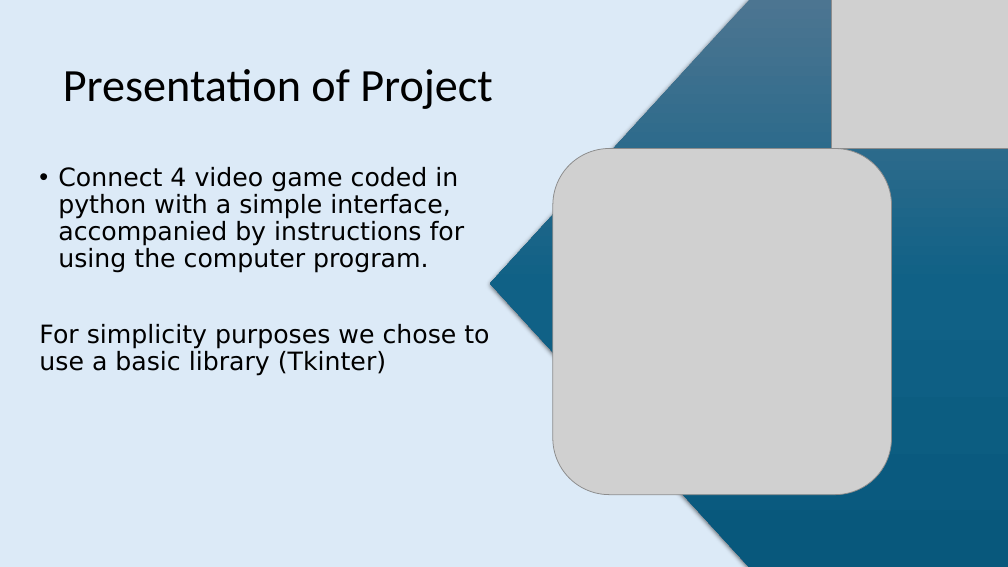
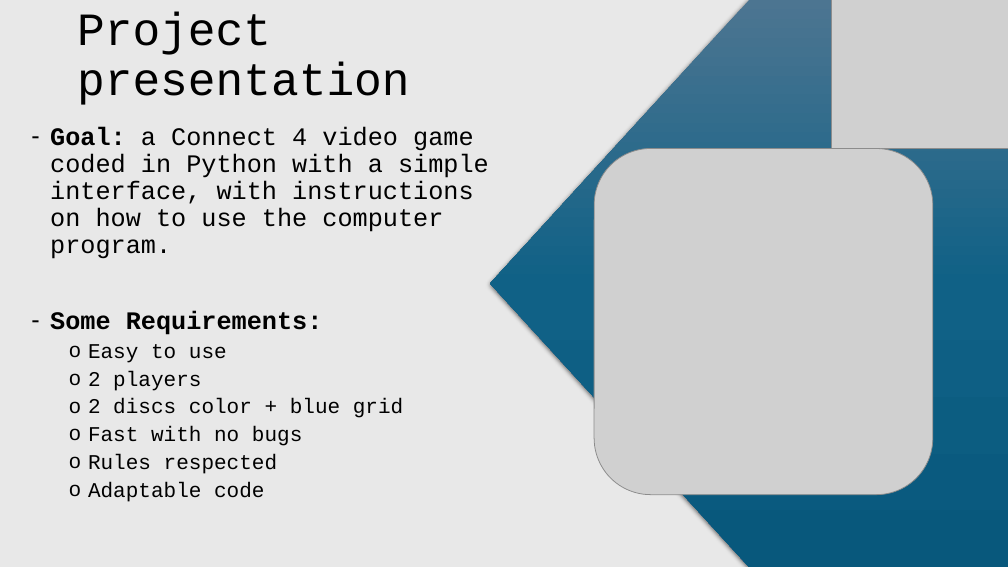
Before and after one commit to aurelienlsn/DIP392, a slide deck: slide 2 of doc/Final Presentation - Project.pptx. Drawn at 1008x567 pixels with LibreOffice and Linux fonts; fonts in the diff are those of the drawing; grey boxes stand for pictures. Boxes give left, top, right and bottom in pixels: in the first picture for what was removed or moved away, otherwise in the second. Text is boxed around its words. In the diff, an @@ line names an element or a change of style, - is before the commit and + after.

Commit message:
new ppt

```diff
--- a/doc/Final Presentation - Project.pptx
+++ b/doc/Final Presentation - Project.pptx
@@ background #DCEAF7 to #E8E8E8 @@
@@ title at (77,12,410,105): text changed; font Calibri to Courier New @@
-Presentation of Project
+Project presentation
@@ text at (50,126,489,502): text changed; font DejaVu Sans to Courier New @@
-• Connect 4 video game coded in python with a simple interface, accompanied by instructions for using the computer program.
-For simplicity purposes we chose to use a basic library (Tkinter)
+– Goal: a Connect 4 video game coded in Python with a simple interface, with instructions on how to use the computer program.
+– Some Requirements:
+  o Easy to use
+  o 2 players
+  o 2 discs color + blue grid
+  o Fast with no bugs
+  o Rules respected
+  o Adaptable code
@@ picture: place and size @@
-picture at (553,148,892,495)
+picture at (594,148,933,495)
```
Also in this commit, not shown: 7 other slides changed, 3 slides added.
